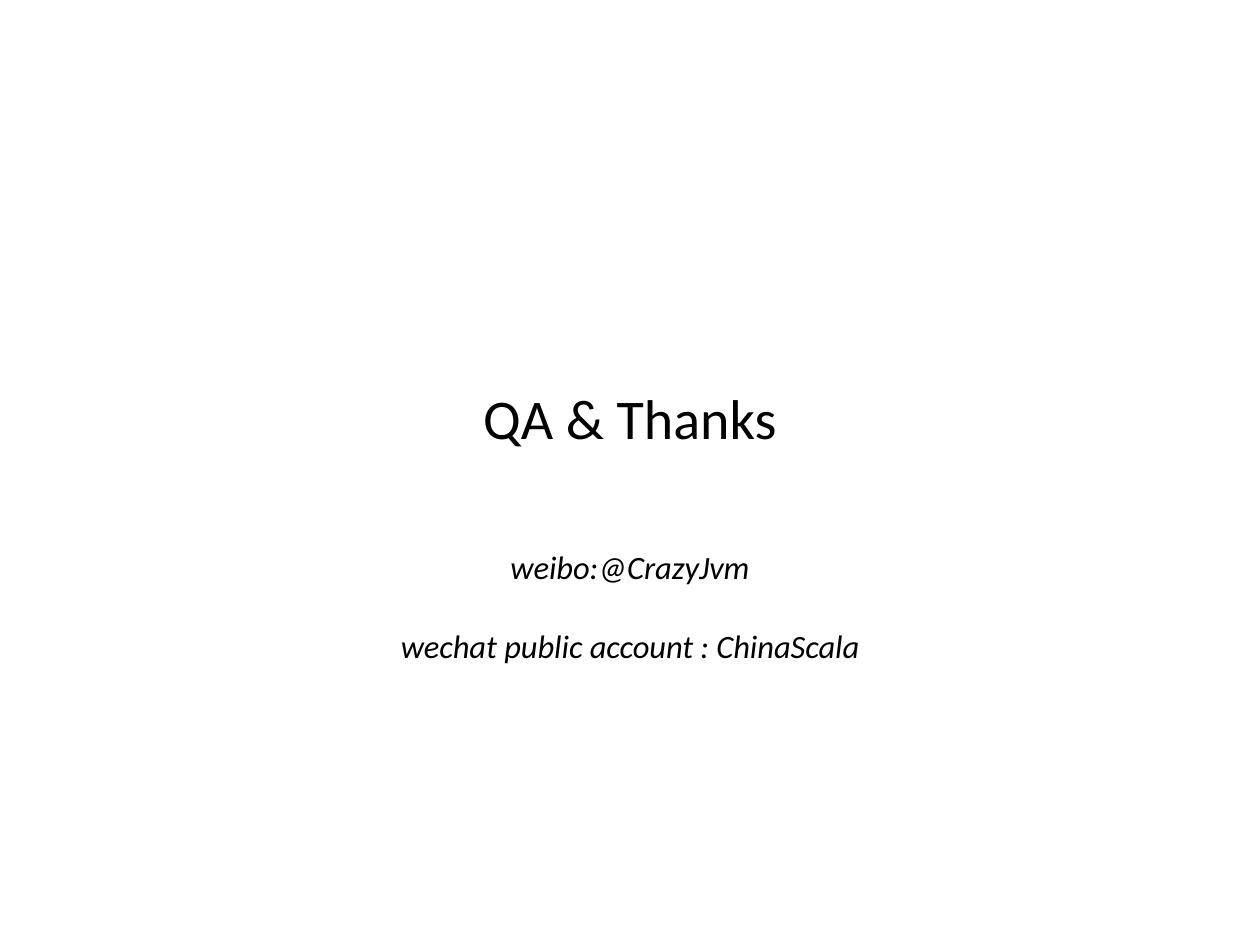
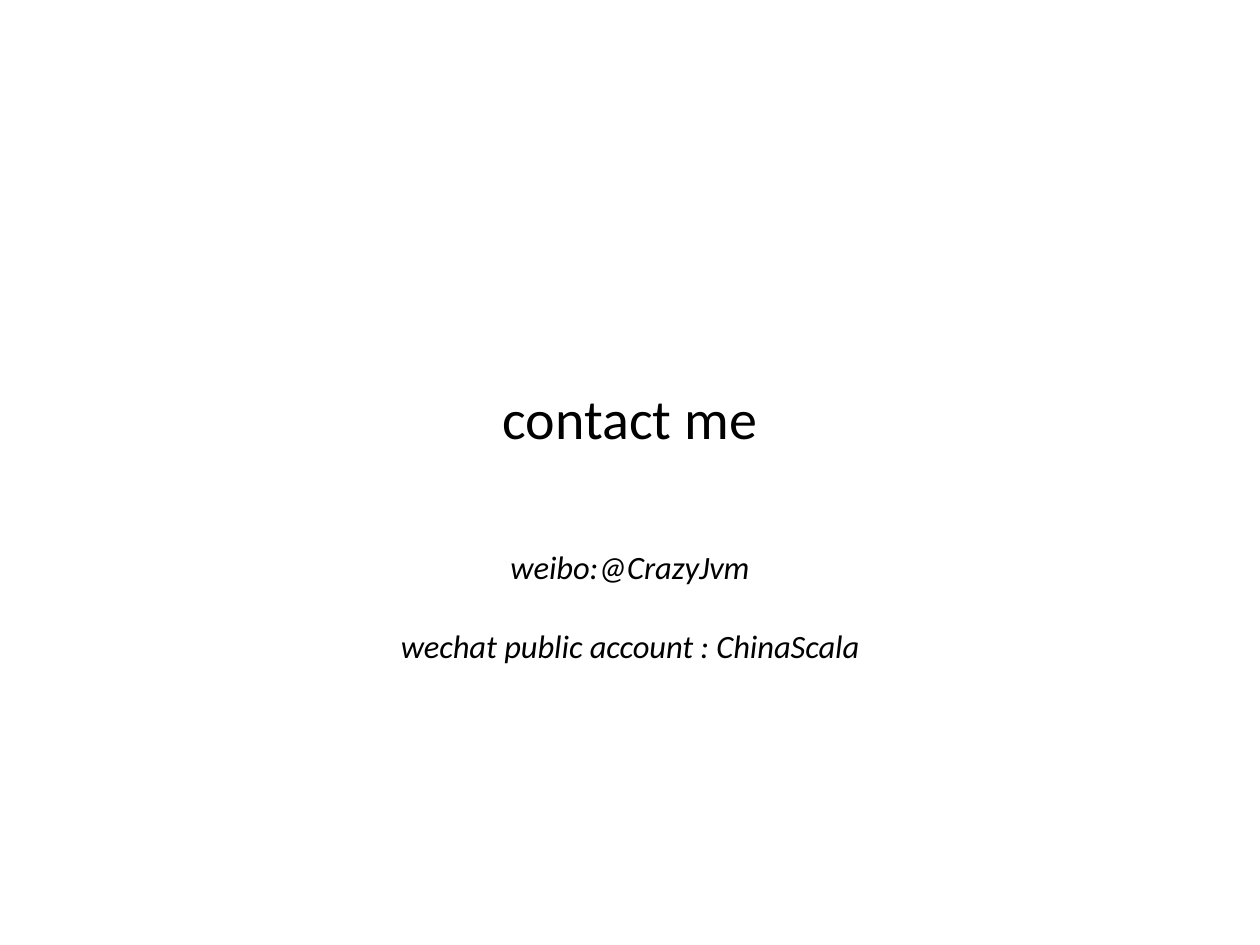
Before and after one commit to CrazyJvm/myslide, a slide deck: slide 26 of SACC2014/SACC2014.pptx (slide 27 before the commit). Drawn at 1260x945 pixels with LibreOffice and Linux fonts; fonts in the diff are those of the drawing; background and template pictures are left out. Boxes give left, top, right and bottom in pixels: in the first picture for what was removed or moved away, otherwise in the second. Text is boxed around its words. In the diff, an @@ line names an element or a change of style, - is before the commit and + after.

```diff
--- a/SACC2014/SACC2014.pptx
+++ b/SACC2014/SACC2014.pptx
@@ text at <box>503,403,757,440</box>: text changed @@
-QA & Thanks
+contact me
```
Also in this commit, not shown: 5 slides added, 6 slides removed, 27 other files.
